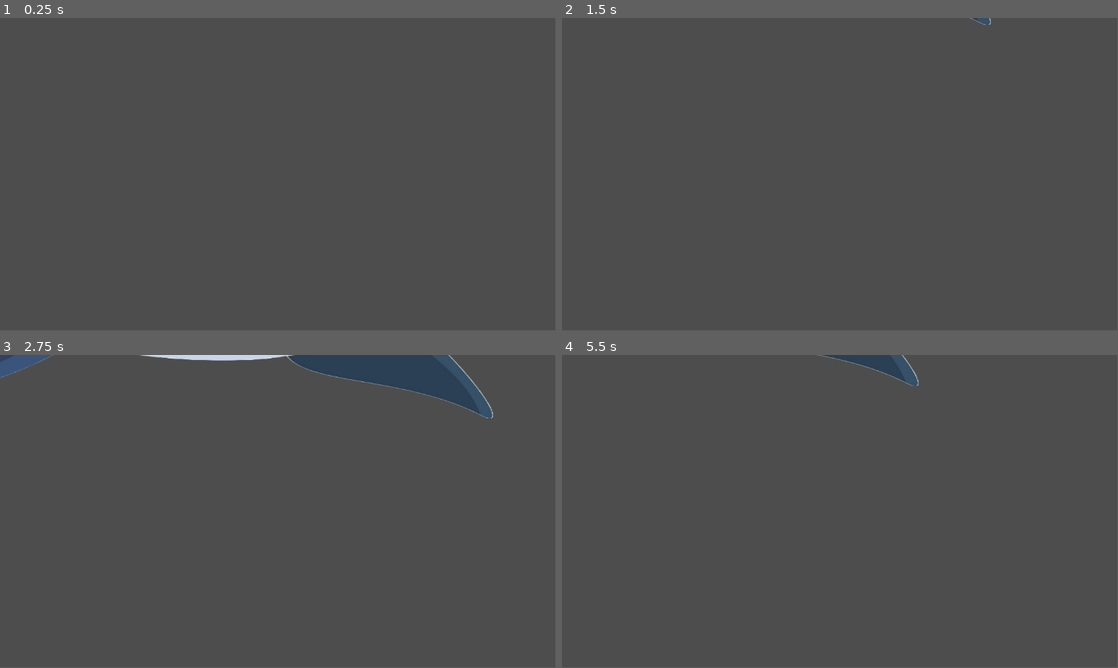
Above: before the commit, frames 1-4 (two rows, left to right).
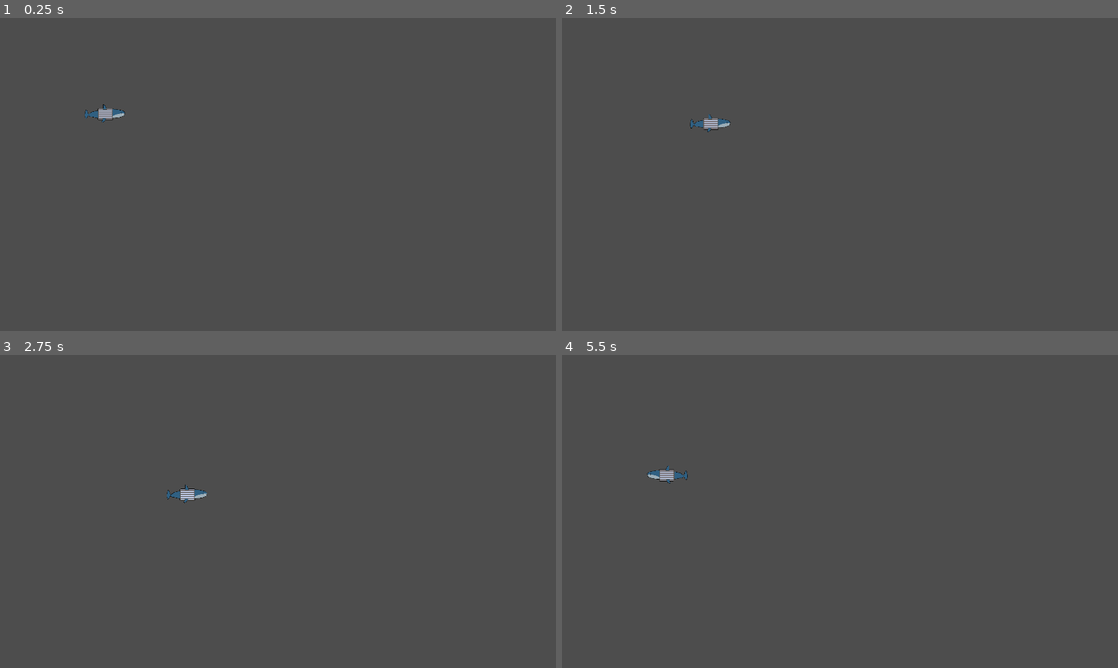
Above: after the commit, the same moments.

Repository: SonuTheNecro/Trashfish
Game: Godot game, scene res://scenes/world/world.tscn
The game is run twice, just before and just after one commit, with the same random seed, the same clock (stepped at 60 frames per second) and the same inputs.
Inputs:
- Up to frame 1 (0.25 s): no input
- Up to frame 2 (1.5 s): tap Enter at 0.5 s; hold D (move_right) 0.53-1.28 s; hold S (move_down) from 1.28 s (still down)
- Up to frame 3 (2.75 s): release S (move_down) at 2.03 s; hold D (move_right) from 2.03 s (still down)
- Up to frame 4 (5.5 s): release D (move_right) at 2.78 s; hold W (move_up) 2.78-3.53 s; hold A (move_left) 3.53-5.03 s; hold S (move_down) from 5.03 s (still down)
The window is 799x449 before the commit and 800x450 after it. Grey fills any space a smaller window leaves; there, only what the larger window draws over its background counts as a difference.

The runs differ from the first frame. In frame 1, 0.2% of the frame differs, in the area x 15-23%, y 27-34%; in frame 2, 0.2%; in frame 3, 4.2%, in the area x 0-89%, y 0-48%; in frame 4, 0.9%.

Commit message:
feat: player w/ basic sprite

Diff:
--- a/project.godot
+++ b/project.godot
@@ -14,6 +14,12 @@
 run/main_scene="res://scenes/world/world.tscn"
 config/features=PackedStringArray("4.3", "Forward Plus")
 config/icon="res://icon.svg"
+
+[display]
+
+window/size/viewport_width=1920
+window/size/viewport_height=1080
+window/stretch/mode="canvas_items"
 
 [input]
 
--- a/scenes/player/player.tscn
+++ b/scenes/player/player.tscn
@@ -1,13 +1,17 @@
-[gd_scene load_steps=5 format=3 uid="uid://ia6ngi8g5tqx"]
+[gd_scene load_steps=6 format=3 uid="uid://ia6ngi8g5tqx"]
 
-[ext_resource type="Texture2D" uid="uid://bv4qxbqrq4i8y" path="res://art/player/temp_shark_player.png" id="1_2jop5"]
 [ext_resource type="Script" path="res://scripts/player/player.gd" id="1_edec7"]
+[ext_resource type="Texture2D" uid="uid://phe1ormfklim" path="res://art/player/player.png" id="2_et8aj"]
 
-[sub_resource type="SpriteFrames" id="SpriteFrames_h6405"]
+[sub_resource type="AtlasTexture" id="AtlasTexture_osloo"]
+atlas = ExtResource("2_et8aj")
+region = Rect2(0, 0, 144, 69)
+
+[sub_resource type="SpriteFrames" id="SpriteFrames_0o1mn"]
 animations = [{
 "frames": [{
 "duration": 1.0,
-"texture": ExtResource("1_2jop5")
+"texture": SubResource("AtlasTexture_osloo")
 }],
 "loop": true,
 "name": &"default",
@@ -15,17 +19,17 @@
 }]
 
 [sub_resource type="CapsuleShape2D" id="CapsuleShape2D_1cqym"]
-radius = 544.0
-height = 2006.0
+radius = 32.0
+height = 140.0
 
 [node name="player" type="CharacterBody2D"]
 script = ExtResource("1_edec7")
 
 [node name="AnimatedSprite2D" type="AnimatedSprite2D" parent="."]
-position = Vector2(0, -505)
-sprite_frames = SubResource("SpriteFrames_h6405")
+position = Vector2(7, -33)
+sprite_frames = SubResource("SpriteFrames_0o1mn")
 
 [node name="CollisionShape2D" type="CollisionShape2D" parent="."]
-position = Vector2(-9, -468)
+position = Vector2(5, -31)
 rotation = 1.5708
 shape = SubResource("CapsuleShape2D_1cqym")
--- a/scenes/world/world.tscn
+++ b/scenes/world/world.tscn
@@ -1,15 +1,10 @@
-[gd_scene load_steps=3 format=3 uid="uid://dj4vdaxwdewiu"]
+[gd_scene load_steps=2 format=3 uid="uid://dj4vdaxwdewiu"]
 
-[ext_resource type="Script" path="res://scripts/world/collision_polygon_2d.gd" id="1_4hx4q"]
 [ext_resource type="PackedScene" uid="uid://ia6ngi8g5tqx" path="res://scenes/player/player.tscn" id="1_vr02h"]
 
 [node name="world" type="Node2D"]
 
 [node name="Area2D" type="Area2D" parent="."]
 
-[node name="CollisionShape2D" type="CollisionPolygon2D" parent="Area2D"]
-polygon = PackedVector2Array(2309, -3540, -1617, -3389, -1663, -2135, -1814, 1791, 2203, 2063, -1300, 1308, -1104, -2196, 2022, -2211, 2234, 281, 2218, 2063, 3094, 2078, 3140, -1667, 3200, -3495)
-script = ExtResource("1_4hx4q")
-
 [node name="player" parent="." instance=ExtResource("1_vr02h")]
-position = Vector2(-8, -14)
+position = Vector2(356, 362)
--- a/scripts/player/player.gd
+++ b/scripts/player/player.gd
@@ -11,8 +11,17 @@
 # Called every frame. 'delta' is the elapsed time since the previous frame.
 func _physics_process(delta):
 	handle_player_input(delta)
+	handle_player_animation()
 	move_and_slide()
 func handle_player_input(delta):
 	var direction : Vector2 = Input.get_vector("move_left","move_right","move_up","move_down")
 	self.velocity.x = lerp(velocity.x, speed * direction.x, acceleration * delta)
 	self.velocity.y = lerp(velocity.y, speed * direction.y, acceleration * delta)
+
+func handle_player_animation():
+	if abs(velocity.x) > 0.001:
+		flip(velocity.x < 0)
+# Flip the animations and hitboxes
+func flip(value: bool):
+	if value != $AnimatedSprite2D.flip_h:
+		$AnimatedSprite2D.flip_h = value
Binary file added: art/player/player.png
Not shown, changed: art/player/player.png.import
Binary file removed: art/player/temp_shark_player.png
